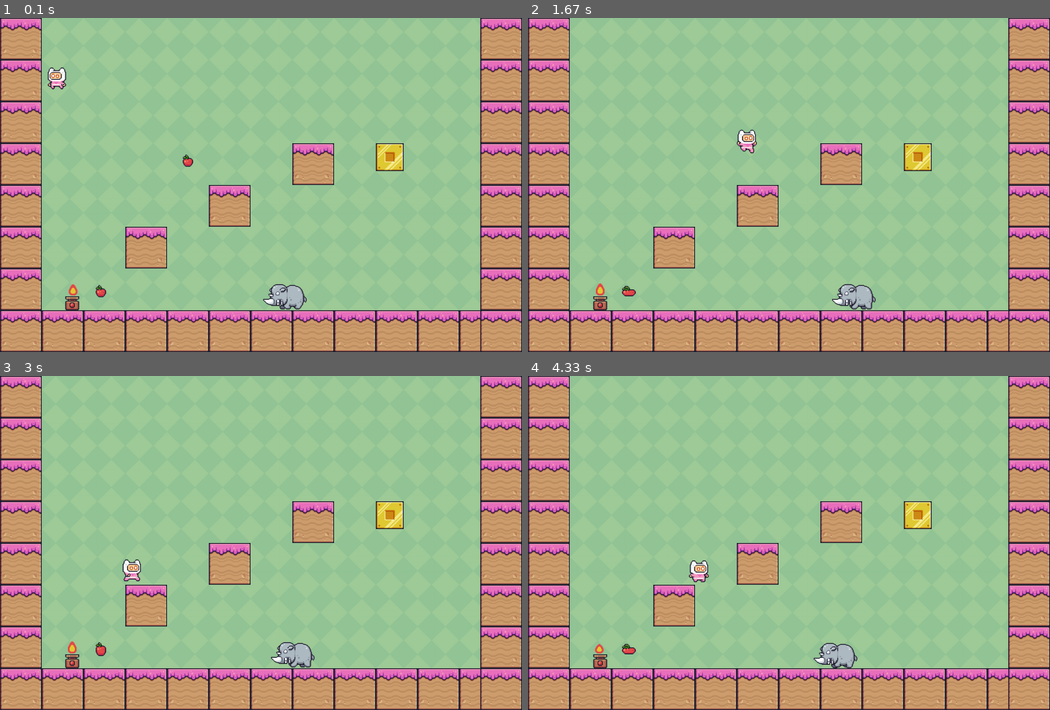
Above: before the commit, frames 1-4 (two rows, left to right).
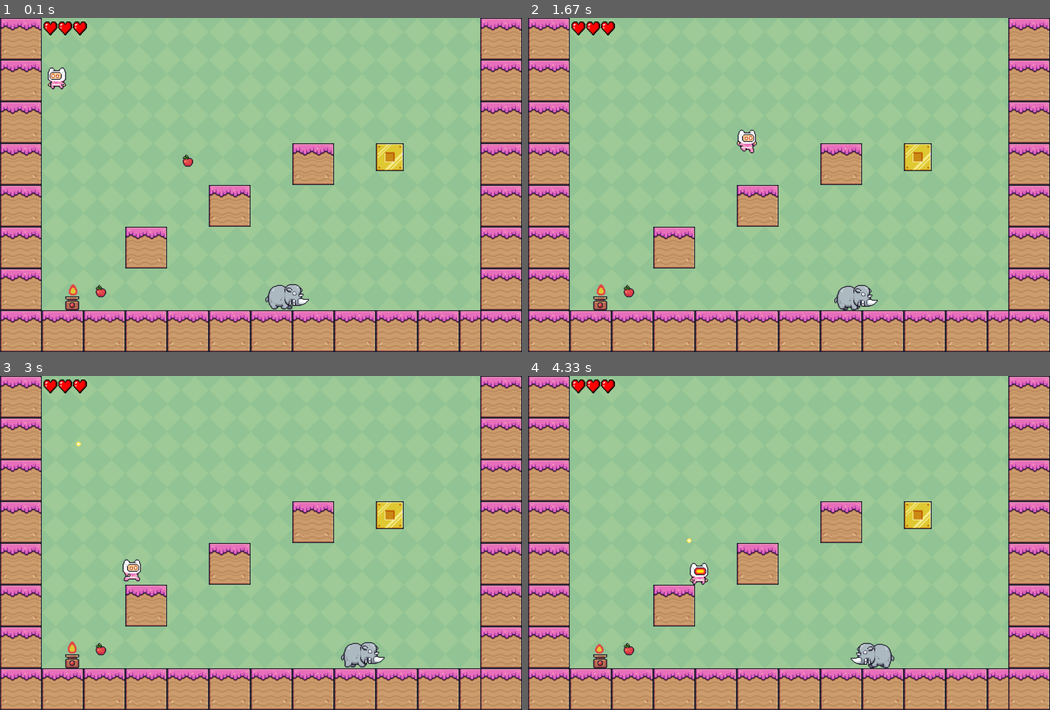
Above: after the commit, the same moments.

Repository: GianfrancoCh/chiariziaGianfranco-pygame-tp-final
Game: pygame game, started from functions.py
The game is run twice, just before and just after one commit, with the same random seed, the same clock (stepped at 60 frames per second) and the same inputs.
Inputs:
- Up to frame 1 (0.1 s): no input
- Up to frame 2 (1.67 s): hold Right Ctrl 0.33-0.8 s; hold D 0.33-0.8 s; hold D 0.83-1.3 s; tap Space at 0.9, 1.2, 1.4 s; hold D from 1.33 s (still down)
- Up to frame 3 (3 s): tap Space at 1.7, 1.9, 2.2, 2.47, 2.77, 2.9 s; release D at 1.8 s; hold A 1.83-2.37 s; hold A 2.4-2.8 s; tap Right Ctrl at 2.55 s; hold D from 2.83 s (still down)
- Up to frame 4 (4.33 s): tap Space at 3.2, 3.57, 3.87, 4.07 s; release D at 3.47 s; hold A 3.5-3.97 s; hold D from 4 s (still down); tap Right Ctrl at 4.15 s

The runs differ from the first frame. In frame 1, 0.6% of the frame differs, in the area x 8-60%, y 1-88%; in frame 2, 0.7%; in frame 3, 1.2%; in frame 4, 1.4%, in the area x 8-71%, y 1-88%.

Commit message:
Subida 6/7
Disparos, mejor movimiento enemigos, vidas y puntos

Diff:
--- a/PinkMan Adventures/functions.py
+++ b/functions.py
@@ -5,12 +5,14 @@
 from os import listdir
 from os.path import isfile, join
 import time
+from player import *
 pygame.init()
 pygame.mixer.init()
 
 pygame.display.set_caption("Platformer")
 
 WIDTH, HEIGHT = 1200, 768
+# WIDTH, HEIGHT = 1100, 672
 FPS = 60
 PLAYER_VEL = 5
 WINNER_FONT = pygame.font.SysFont('comicsans', 100)
@@ -18,7 +20,10 @@
 
 SONIDO_FRUTA = pygame.mixer.Sound('sound/collected.mp3')
 SONIDO_BG = pygame.mixer.Sound('sound/bg.mp3')
-# SONIDO_DAÑO = pygame.mixer.Sound('sound\shot.mp3')
+SONIDO_DAÑO = pygame.mixer.Sound('sound/hit1.wav')
+HEART = pygame.image.load("assets/Other/heart pixel 32x32.png")
+HEART_LOST = pygame.image.load("assets/Other/heart_white 12x12.png")
+# DISSAPEAR = pygame.image.load()
 
 window = pygame.display.set_mode((WIDTH, HEIGHT))
 
@@ -68,123 +73,177 @@
     surface.blit(image, (0, 0), rect)
     return pygame.transform.scale2x(surface)
 
-def heart(size):
-    path = join("Other", "Terrain", "Terrain.png")
-    image = pygame.image.load(path).convert_alpha()
-    surface = pygame.Surface((size, size), pygame.SRCALPHA, 32)
-    rect = pygame.Rect(288, 144, size, size)
-    surface.blit(image, (0, 0), rect)
-    return pygame.transform.scale2x(surface)
-
-
-
-# def get_gold(size):
-#     path = join("assets", "Terrain", "Terrain.png")
+# def heart(size):
+#     path = join("Other", "Terrain", "Terrain.png")
 #     image = pygame.image.load(path).convert_alpha()
 #     surface = pygame.Surface((size, size), pygame.SRCALPHA, 32)
-#     rect = pygame.Rect(96, 128, size, size)
+#     rect = pygame.Rect(288, 144, size, size)
 #     surface.blit(image, (0, 0), rect)
 #     return pygame.transform.scale2x(surface)
 
-
-class Player(pygame.sprite.Sprite):
-    COLOR = (255, 0, 0)
-    GRAVITY = 1
-    SPRITES = load_sprite_sheets("MainCharacters", "PinkMan", 32, 32, True)
-    ANIMATION_DELAY = 3
-
-    def __init__(self, x, y, width, height):
-        super().__init__()
-        self.rect = pygame.Rect(x, y, width, height)
-        self.x_vel = 0
-        self.y_vel = 0
-        self.mask = None
-        self.direction = "left"
-        self.animation_count = 0
-        self.fall_count = 0
-        self.jump_count = 0
-        self.hit = False
-        self.hit_count = 0
-        self.score = 0
-        self.health = 3
-
-    def jump(self):
-        self.y_vel = -self.GRAVITY * 8
-        self.animation_count = 0
-        self.jump_count += 1
-        if self.jump_count == 1:
-            self.fall_count = 0
-
-    def move(self, dx, dy):
-        self.rect.x += dx
-        self.rect.y += dy
-
-    def make_hit(self):
-        self.hit = True
-
-    def move_left(self, vel):
-        self.x_vel = -vel
-        if self.direction != "left":
-            self.direction = "left"
-            self.animation_count = 0
-
-    def move_right(self, vel):
-        self.x_vel = vel
-        if self.direction != "right":
-            self.direction = "right"
-            self.animation_count = 0
-
-    def loop(self, fps):
-        self.y_vel += min(1, (self.fall_count / fps) * self.GRAVITY)
-        self.move(self.x_vel, self.y_vel)
-
-        if self.hit:
-            self.hit_count += 1
-        if self.hit_count > fps * 3:
-            self.hit = False
-            self.hit_count = 0
-
-        self.fall_count += 1
-        self.update_sprite()
-
-    def landed(self):
-        self.fall_count = 0
-        self.y_vel = 0
-        self.jump_count = 0
-
-    def hit_head(self):
-        self.count = 0
-        self.y_vel *= -1
-
-    def update_sprite(self):
-        sprite_sheet = "idle"
-        if self.hit:
-            sprite_sheet = "hit"
-            # SONIDO_DAÑO.play()
-        elif self.y_vel < 0:
-            if self.jump_count == 1:
-                sprite_sheet = "jump"
-            elif self.jump_count == 2:
-                sprite_sheet = "double_jump"
-        elif self.y_vel > self.GRAVITY * 2:
-            sprite_sheet = "fall"
-        elif self.x_vel != 0:
-            sprite_sheet = "run"
-
-        sprite_sheet_name = sprite_sheet + "_" + self.direction
-        sprites = self.SPRITES[sprite_sheet_name]
-        sprite_index = (self.animation_count //
-                        self.ANIMATION_DELAY) % len(sprites)
-        self.sprite = sprites[sprite_index]
-        self.animation_count += 1
-        self.update()
-
-    def update(self):
-        self.rect = self.sprite.get_rect(topleft=(self.rect.x, self.rect.y))
-        self.mask = pygame.mask.from_surface(self.sprite)
-
-    def draw(self, win, offset_x):
-        win.blit(self.sprite, (self.rect.x - offset_x, self.rect.y))
+# class Player(pygame.sprite.Sprite):
+#     COLOR = (255, 0, 0)
+#     GRAVITY = 1
+#     SPRITES = load_sprite_sheets("MainCharacters", "PinkMan", 32, 32, True)
+
+#     ANIMATION_DELAY = 3
+
+#     def __init__(self, x, y, width, height):
+#         super().__init__()
+
+#         self.rect = pygame.Rect(x, y, width, height)
+#         self.x_vel = 0
+#         self.y_vel = 0
+#         self.mask = None
+#         self.direction = "left"
+#         self.animation_count = 0
+#         self.fall_count = 0
+#         self.jump_count = 0
+#         self.hit = False
+#         self.hit_count = 0
+#         self.hit_time = 0
+#         self.hit_delay = 3
+#         self.score = 0
+#         self.shoot = False
+#         self.shoot_count = 0
+#         self.last_shot_time = 0
+#         self.shoot_delay = 0.5
+#         self.bullets = pygame.sprite.Group()
+#         self.lives = 3
+#         self.flag_got_points = False
+#         self.points = 0
+#         self.last_point_time = 0
+#         self.point_delay = 0.5
+
+
+
+#     def manage_lives(self):
+
+#         if self.lives > 0:
+#             lives = self.lives
+#             for l in range(lives):
+#                 window.blit(HEART, (100 + (l*34),8))
+#         else:
+#             print("MUERTO")
+
+#     def manage_points(self):
+
+#         current_time = time.time()
+#         if not self.flag_got_points or (current_time - self.last_point_time) >= self.point_delay:
+#             self.flag_got_points = True
+#             self.hit_time = current_time
+#             self.points += 10
+
+
+#     def jump(self):
+#         self.y_vel = -self.GRAVITY * 8
+#         self.animation_count = 0
+#         self.jump_count += 1
+#         if self.jump_count == 1:
+#             self.fall_count = 0
+
+#     def move(self, dx, dy):
+#         self.rect.x += dx
+#         self.rect.y += dy
+
+#     def make_hit(self):
+
+#         current_time = time.time()
+#         if not self.hit or (current_time - self.hit_time) >= self.hit_delay:
+#             self.hit = True
+#             self.hit_time = current_time
+#             self.lives -= 1
+#             SONIDO_DAÑO.play()
+#             self.update_sprite()
+
+#     def make_shoot(self):
+#         current_time = time.time()
+#         if current_time - self.last_shot_time >= self.shoot_delay:
+#             self.last_shot_time = current_time
+#             self.shoot = True
+#             bullet = Bullet(self.rect.x, self.rect.y + self.rect.height // 2, self.direction)
+#             self.bullets.add(bullet)
+
+#     def move_left(self, vel):
+#         self.x_vel = -vel
+#         if self.direction != "left":
+#             self.direction = "left"
+#             self.animation_count = 0
+
+#     def move_right(self, vel):
+#         self.x_vel = vel
+#         if self.direction != "right":
+#             self.direction = "right"
+#             self.animation_count = 0
+
+#     def loop(self, fps):
+#         self.y_vel += min(1, (self.fall_count / fps) * self.GRAVITY)
+#         self.move(self.x_vel, self.y_vel)
+
+#         if self.hit:
+#             self.hit_count += 1
+#         if self.hit_count > fps * 3:
+#             self.hit = False
+#             self.hit_count = 0
+
+#         if self.shoot:
+#             self.shoot_count += 1
+#         if self.shoot_count > fps/3:
+#             self.shoot = False
+#             self.shoot_count = 0
+
+#         self.fall_count += 1
+
+#         self.update_sprite()
+
+#     def landed(self):
+#         self.fall_count = 0
+#         self.y_vel = 0
+#         self.jump_count = 0
+
+#     def hit_head(self):
+#         self.count = 0
+#         self.y_vel *= -1
+
+
+#     def update_sprite(self):
+#         sprite_sheet = "idle"
+#         if self.hit:
+#             sprite_sheet = "hit"
+#             # SONIDO_DAÑO.play()
+#         elif self.shoot:
+#             sprite_sheet = "test"
+#         elif self.y_vel < 0:
+#             if self.jump_count == 1:
+#                 sprite_sheet = "jump"
+#             elif self.jump_count == 2:
+#                 sprite_sheet = "double_jump"
+#         elif self.y_vel > self.GRAVITY * 2:
+#             sprite_sheet = "fall"
+#         elif self.x_vel != 0:
+#             sprite_sheet = "run"
+
+
+#         sprite_sheet_name = sprite_sheet + "_" + self.direction
+#         sprites = self.SPRITES[sprite_sheet_name]
+#         sprite_index = (self.animation_count //
+#                         self.ANIMATION_DELAY) % len(sprites)
+#         self.sprite = sprites[sprite_index]
+#         self.animation_count += 1
+#         self.update()
+
+
+#     def update(self):
+#         self.rect = self.sprite.get_rect(topleft=(self.rect.x, self.rect.y))
+#         self.mask = pygame.mask.from_surface(self.sprite)
+
+#         self.bullets.update()
+
+#     def draw(self, win, offset_x):
+#         win.blit(self.sprite, (self.rect.x - offset_x, self.rect.y))
+#         self.manage_lives()
+
+#         # draw_text(str(self.points),300, 8)
 
 
 class Object(pygame.sprite.Sprite):
@@ -222,9 +281,16 @@
     def update(self):
         self.rect.x += self.move_direction
         self.move_counter += 1
-        if self.move_counter > 100:
+        if self.move_counter > 200:
             self.move_direction *= -1
             self.move_counter = 0
+
+        self.flip_sprite()
+
+    def flip_sprite(self):
+        if self.move_direction == 1:
+            self.image = pygame.transform.flip(self.image, True, False)
+
     def loop(self):
         sprites = self.enemy[self.animation_name]
         sprite_index = (self.animation_count //
@@ -240,12 +306,44 @@
         if self.animation_count // self.ANIMATION_DELAY > len(sprites):
             self.animation_count = 0
 
+
+
+
+class Bullet(pygame.sprite.Sprite):
+    COLOR = (255, 0, 0)
+    SPEED = 1
+
+    def __init__(self, x, y, direction):
+        super().__init__()
+        self.image = pygame.image.load("assets/Other/bullet.png")
+        # self.image.fill(self.COLOR)
+        self.mask = pygame.mask.from_surface(self.image)
+        self.rect = self.image.get_rect()
+        self.rect.x = x
+        self.rect.y = y
+        self.direction = direction
+
+    def update(self):
+        if self.direction == "right":
+            self.rect.x += self.SPEED
+        elif self.direction == "left":
+            self.rect.x -= self.SPEED
+
+        if self.rect.x > WIDTH or self.rect.x < 0:  # Eliminar la bala cuando salga de la ventana
+            self.kill()
+
+    def draw(self, win, offset_x):
+        win.blit(self.image, (self.rect.x - offset_x, self.rect.y))
+
+
 class Block(Object):
     def __init__(self, x, y, size):
-        super().__init__(x, y, size, size)
+        super().__init__(x, y, size, size, "block")
         block = get_block(size)
         self.image.blit(block, (0, 0))
         self.mask = pygame.mask.from_surface(self.image)
+
+
 
 class Flag(Object):
      def __init__(self, x, y, size):
@@ -347,6 +445,9 @@
         obj.draw(window, offset_x)
 
     player.draw(window, offset_x)
+
+    for bullet in player.bullets:
+        bullet.draw(window, offset_x)
 
     # draw_winner(str(player.score))
 
@@ -384,13 +485,12 @@
     return collided_object
 
 
-def draw_winner(text):
+def draw_text(text, x, y):
+
     draw_text = WINNER_FONT.render(text, 1, BLACK)
-    # window.blit(draw_text, (WIDTH/2 - draw_text.get_width() /2, HEIGHT/2 - draw_text.get_height()/2))
-    window.blit(draw_text, (900, 600))
-
+    window.blit(draw_text, (x,y))
     pygame.display.update()
-    # pygame.time.delay(3000)
+
 
 
 
@@ -421,24 +521,27 @@
         if obj and obj.name == "enemy":
                 print("SIDE COL")
                 player.make_hit()
-                player.health += -1
-                print("VIDA: {0}".format(player.health))
+                # player.health += -1
+                # print("VIDA: {0}".format(player.health))
 
         if obj and obj.name == "fruit":
             obj.kill()
             print("fruta")
-            player.score += 1
-            print(player.score)
+            # player.manage_points()
             SONIDO_FRUTA.play()
 
     for obj in to_check_vertical:
         if obj and obj.name == "enemy":
             # obj.kill()
             print("VERTICAL COL")
-            print("VIDA: {0}".format(player.health))
-            print(player.health)
+
+            player.make_hit()
+
         if obj and obj.name == "flag":
             print("FLAG")
+
+
+
 
 
 def main(window):
@@ -481,8 +584,9 @@
     scroll_area_width = 200
 
     run = True
+
     while run:
-        clock.tick(FPS)
+
 
         for event in pygame.event.get():
             if event.type == pygame.QUIT:
@@ -492,26 +596,38 @@
             if event.type == pygame.KEYDOWN:
                 if event.key == pygame.K_SPACE and player.jump_count < 2:
                     player.jump()
+                if event.key == pygame.K_RCTRL:
+                    print("SHOOT")
+                    player.make_shoot()
+
+
+
+        for bala in player.bullets:
+            for obj in grupo_objectos:
+                if pygame.sprite.collide_mask(bala, obj) and obj.name == "enemy":
+                    # print("matado")
+                    obj.kill()
+                    bala.kill()
+                elif pygame.sprite.collide_mask(bala, obj) and obj.name == "fire":
+                    bala.kill()
+                elif pygame.sprite.collide_mask(bala, obj) and obj.name == "block":
+                    bala.kill()
 
         player.loop(FPS)
         fire.loop()
         enemigo.loop()
 
-
-
-        # if pygame.sprite.spritecollide(player, grupo_frutas, True):
-        #     print("eliminado")
-        #     SONIDO_FRUTA.play()
-
-
-        for fruta in grupo_frutas:
-            fruta.loop()
-            # pygame.display.update()
+        # for fruta in grupo_frutas:
+        #     fruta.loop()
+        #     # pygame.display.update()
 
 
         handle_move(player, grupo_objectos)
         draw(window, background, bg_image, player, grupo_objectos, offset_x)
 
+        # current_fps = clock.get_fps()
+        # print("FPS: ", current_fps)
+        clock.tick(FPS)
 
         # movimiento nivel
         # if ((player.rect.right - offset_x >= WIDTH - scroll_area_width) and player.x_vel > 0) or (
--- /dev/null
+++ b/player.py
@@ -0,0 +1,176 @@
+import os
+import random
+import math
+import pygame
+from os import listdir
+from os.path import isfile, join
+import time
+pygame.init()
+pygame.mixer.init()
+
+from functions import *
+
+
+class Player(pygame.sprite.Sprite):
+    COLOR = (255, 0, 0)
+    GRAVITY = 1
+    SPRITES = load_sprite_sheets("MainCharacters", "PinkMan", 32, 32, True)
+
+    ANIMATION_DELAY = 3
+
+    def __init__(self, x, y, width, height):
+        super().__init__()
+
+        self.rect = pygame.Rect(x, y, width, height)
+        self.x_vel = 0
+        self.y_vel = 0
+        self.mask = None
+        self.direction = "left"
+        self.animation_count = 0
+        self.fall_count = 0
+        self.jump_count = 0
+        self.hit = False
+        self.hit_count = 0
+        self.hit_time = 0
+        self.hit_delay = 3
+        self.score = 0
+        self.shoot = False
+        self.shoot_count = 0
+        self.last_shot_time = 0
+        self.shoot_delay = 0.5
+        self.bullets = pygame.sprite.Group()
+        self.lives = 3
+        self.flag_got_points = False
+        self.points = 0
+        self.last_point_time = 0
+        self.point_delay = 0.5
+
+
+
+    def manage_lives(self):
+
+        if self.lives > 0:
+            lives = self.lives
+            for l in range(lives):
+                window.blit(HEART, (100 + (l*34),8))
+        else:
+            print("MUERTO")
+
+    def manage_points(self):
+
+        current_time = time.time()
+        if not self.flag_got_points or (current_time - self.last_point_time) >= self.point_delay:
+            self.flag_got_points = True
+            self.hit_time = current_time
+            self.points += 10
+
+
+    def jump(self):
+        self.y_vel = -self.GRAVITY * 8
+        self.animation_count = 0
+        self.jump_count += 1
+        if self.jump_count == 1:
+            self.fall_count = 0
+
+    def move(self, dx, dy):
+        self.rect.x += dx
+        self.rect.y += dy
+
+    def make_hit(self):
+
+        current_time = time.time()
+        if not self.hit or (current_time - self.hit_time) >= self.hit_delay:
+            self.hit = True
+            self.hit_time = current_time
+            self.lives -= 1
+            SONIDO_DAÑO.play()
+            self.update_sprite()
+
+    def make_shoot(self):
+        current_time = time.time()
+        if current_time - self.last_shot_time >= self.shoot_delay:
+            self.last_shot_time = current_time
+            self.shoot = True
+            bullet = Bullet(self.rect.x, self.rect.y + self.rect.height // 2, self.direction)
+            self.bullets.add(bullet)
+
+    def move_left(self, vel):
+        self.x_vel = -vel
+        if self.direction != "left":
+            self.direction = "left"
+            self.animation_count = 0
+
+    def move_right(self, vel):
+        self.x_vel = vel
+        if self.direction != "right":
+            self.direction = "right"
+            self.animation_count = 0
+
+    def loop(self, fps):
+        self.y_vel += min(1, (self.fall_count / fps) * self.GRAVITY)
+        self.move(self.x_vel, self.y_vel)
+
+        if self.hit:
+            self.hit_count += 1
+        if self.hit_count > fps * 3:
+            self.hit = False
+            self.hit_count = 0
+
+        if self.shoot:
+            self.shoot_count += 1
+        if self.shoot_count > fps/3:
+            self.shoot = False
+            self.shoot_count = 0
+
+        self.fall_count += 1
+
+        self.update_sprite()
+
+    def landed(self):
+        self.fall_count = 0
+        self.y_vel = 0
+        self.jump_count = 0
+
+    def hit_head(self):
+        self.count = 0
+        self.y_vel *= -1
+
+
+    def update_sprite(self):
+        sprite_sheet = "idle"
+        if self.hit:
+            sprite_sheet = "hit"
+            # SONIDO_DAÑO.play()
+        elif self.shoot:
+            sprite_sheet = "test"
+        elif self.y_vel < 0:
+            if self.jump_count == 1:
+                sprite_sheet = "jump"
+            elif self.jump_count == 2:
+                sprite_sheet = "double_jump"
+        elif self.y_vel > self.GRAVITY * 2:
+            sprite_sheet = "fall"
+        elif self.x_vel != 0:
+            sprite_sheet = "run"
+
+
+        sprite_sheet_name = sprite_sheet + "_" + self.direction
+        sprites = self.SPRITES[sprite_sheet_name]
+        sprite_index = (self.animation_count //
+                        self.ANIMATION_DELAY) % len(sprites)
+        self.sprite = sprites[sprite_index]
+        self.animation_count += 1
+        self.update()
+
+
+    def update(self):
+        self.rect = self.sprite.get_rect(topleft=(self.rect.x, self.rect.y))
+        self.mask = pygame.mask.from_surface(self.sprite)
+
+        self.bullets.update()
+
+    def draw(self, win, offset_x):
+        win.blit(self.sprite, (self.rect.x - offset_x, self.rect.y))
+        self.manage_lives()
+
+        # draw_text(str(self.points),300, 8)
Renamed: PinkMan Adventures/assets/20 Enemies.png -> assets/20 Enemies.png
Renamed: PinkMan Adventures/assets/Background/Blue.png -> assets/Background/Blue.png
Renamed: PinkMan Adventures/assets/Background/Brown.png -> assets/Background/Brown.png
Renamed: PinkMan Adventures/assets/Background/Gray.png -> assets/Background/Gray.png
Renamed: PinkMan Adventures/assets/Background/Green.png -> assets/Background/Green.png
Renamed: PinkMan Adventures/assets/Background/Pink.png -> assets/Background/Pink.png
Renamed: PinkMan Adventures/assets/Background/Purple.png -> assets/Background/Purple.png
Renamed: PinkMan Adventures/assets/Background/Yellow.png -> assets/Background/Yellow.png
Renamed: PinkMan Adventures/assets/Enemies/AngryPig/Hit 1 (36x30).png -> assets/Enemies/AngryPig/Hit 1 (36x30).png
Renamed: PinkMan Adventures/assets/Enemies/AngryPig/Hit 2 (36x30).png -> assets/Enemies/AngryPig/Hit 2 (36x30).png
Renamed: PinkMan Adventures/assets/Enemies/AngryPig/Idle (36x30).png -> assets/Enemies/AngryPig/Idle (36x30).png
Renamed: PinkMan Adventures/assets/Enemies/AngryPig/Run (36x30).png -> assets/Enemies/AngryPig/Run (36x30).png
(and 278 more such lines)
